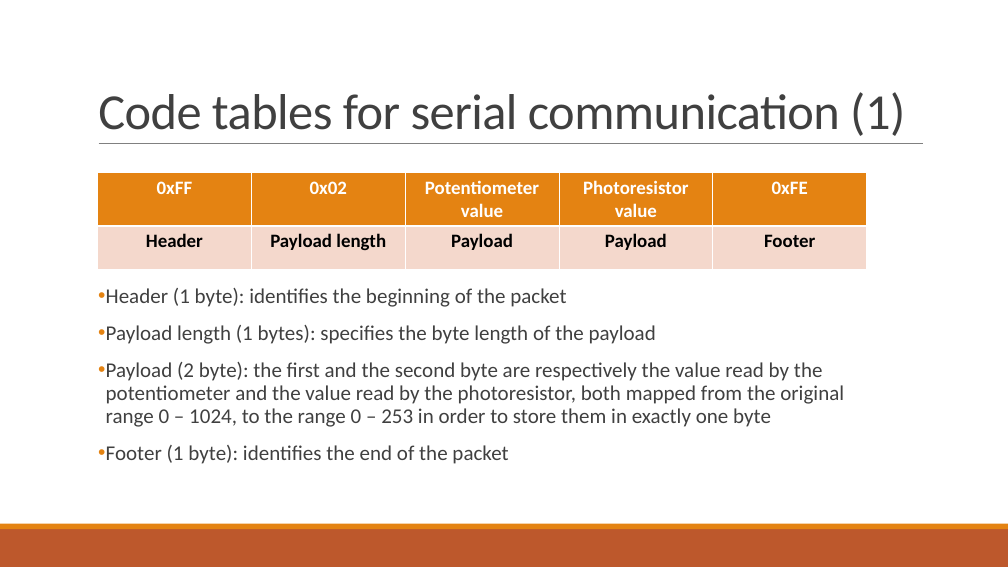
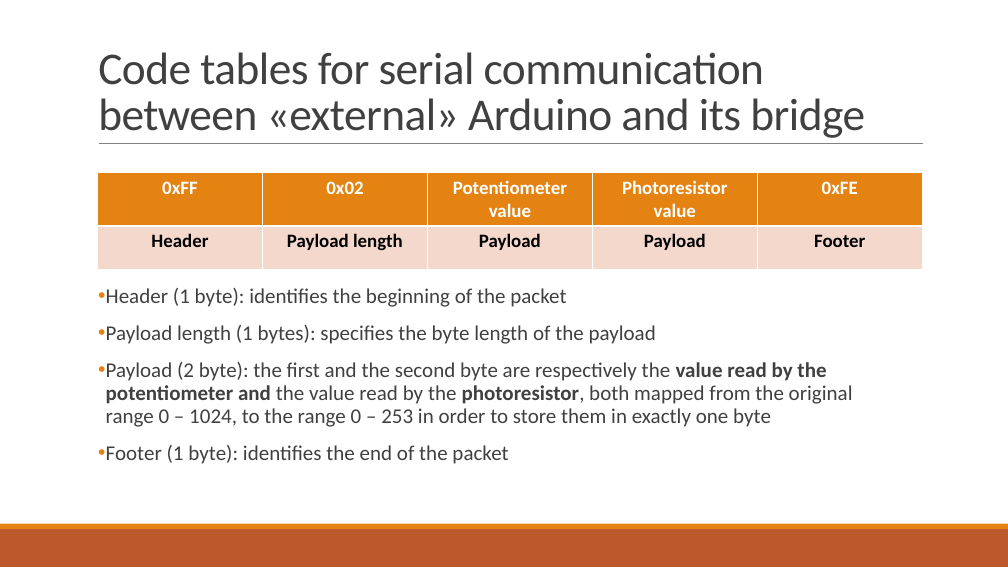
Before and after one commit to francescobaraldi/smart-neighborhood, a slide deck: slide 18 of Smart Neighborhood.pptx (slide 15 before the commit). Drawn at 1008x567 pixels with LibreOffice and Linux fonts; fonts in the diff are those of the drawing. Boxes give left, top, right and bottom in pixels: in the first picture for what was removed or moved away, otherwise in the second. Text is boxed around its words. In the diff, an @@ line names an element or a change of style, - is before the commit and + after.

```diff
--- a/Smart Neighborhood.pptx
+++ b/Smart Neighborhood.pptx
@@ title at <box>98,52,865,138</box>: text changed; size 48 to 43.2 pt @@
-Code tables for serial communication (1)
+Code tables for serial communication between «external» Arduino and its bridge
@@ table: place and size @@
-table at <box>98,172,865,268</box>
+table at <box>98,172,922,268</box>
@@ text at <box>106,362,853,427</box>: bold on in "value read by the potentiometer and photoresistor," @@
```
Also in this commit, not shown: 16 other slides changed, 8 slides added, 2 slides removed.
